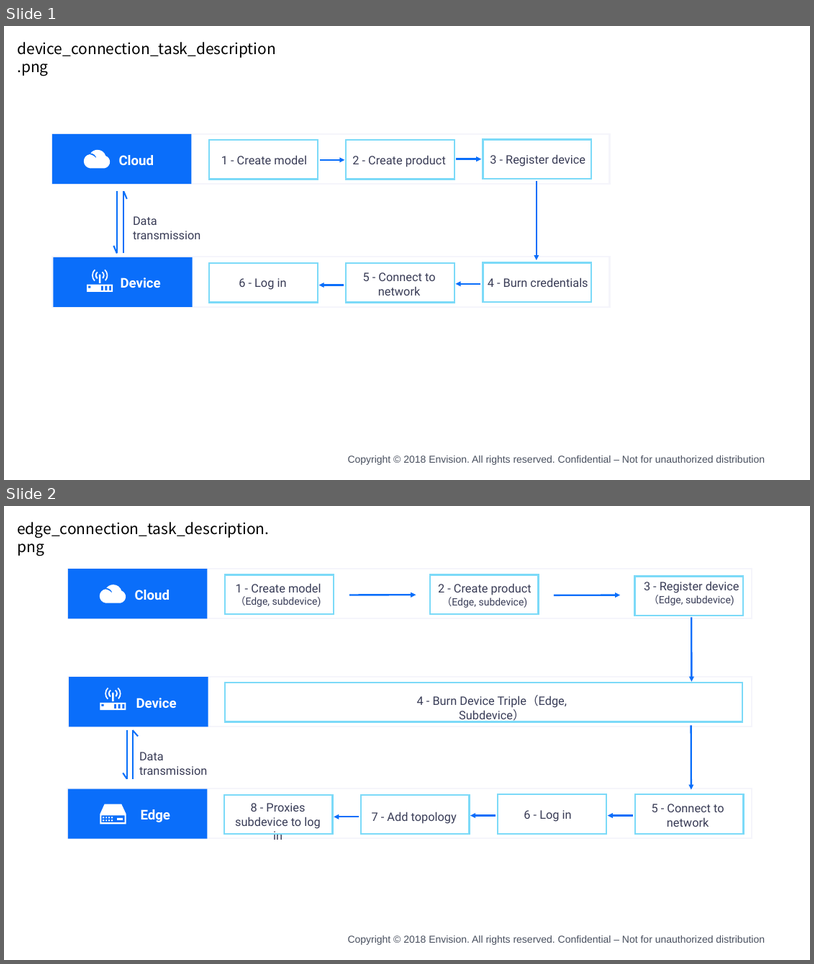
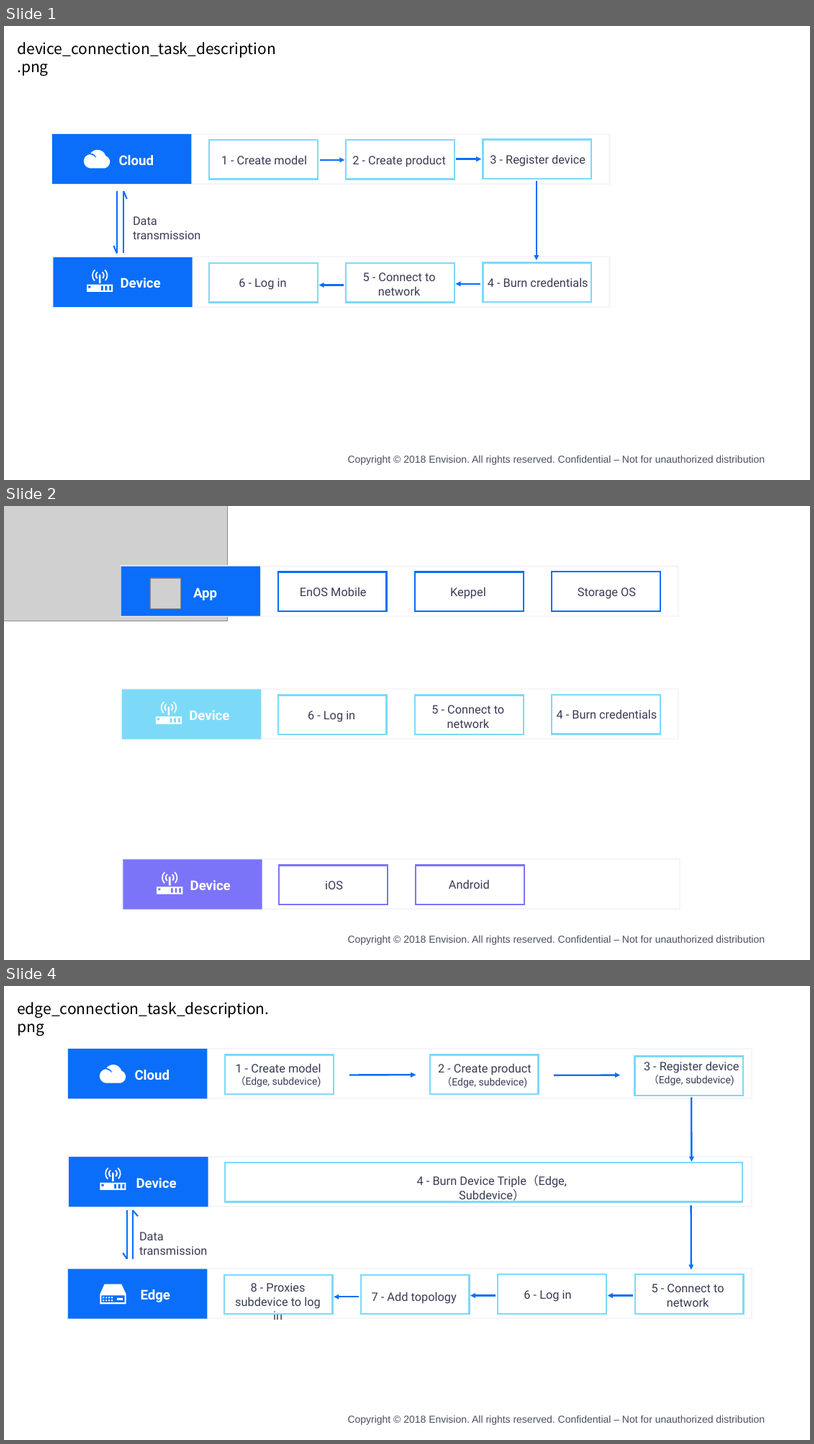
Before and after one commit to kikuchiyo/device_connection_en, a slide deck: media/device_en.pptx. Shown one above the other, each under a label of ours: slides 1 and 2 before the commit, slides 1, 2 and 4 after it; the slides between them are not shown. The pictures are 814x964 and 814x1444 pixels, drawn with LibreOffice and Linux fonts; fonts in the diff are those of the drawing; grey boxes stand for pictures; background and template pictures are left out. Boxes give left, top, right and bottom in pixels: in the first picture for what was removed or moved away, otherwise in the second. Text is boxed around its words. In the diff, an @@ line names an element or a change of style, - is before the commit and + after.

```diff
--- a/media/device_en.pptx
+++ b/media/device_en.pptx
@@ slide 2 added at (x1=4, y1=506, x2=810, y2=960), background #FFFFFF; not listed: 1 template element that a slide beside it also shows @@
@@ picture added at (x1=4, y1=506, x2=227, y2=621) @@
@@ rectangle added at (x1=121, y1=566, x2=679, y2=615), outline #F5F5FB 1.75 pt @@
@@ rectangle added at (x1=121, y1=566, x2=260, y2=615), fill #0A6EFA @@
@@ picture added at (x1=150, y1=578, x2=180, y2=608) @@
@@ text added at (x1=193, y1=587, x2=217, y2=600), 16 pt, text #FFFFFF, bold @@
+App
@@ rectangle added at (x1=278, y1=572, x2=387, y2=611), outline #086FF9 2 pt @@
@@ text added at (x1=300, y1=587, x2=366, y2=596), 14 pt, text #383B55 @@
+EnOS Mobile
@@ rectangle added at (x1=415, y1=572, x2=525, y2=611), outline #086FF9 2 pt @@
@@ text added at (x1=450, y1=587, x2=486, y2=599), 14 pt, text #383B55 @@
+Keppel
@@ rectangle added at (x1=552, y1=572, x2=661, y2=611), outline #086FF9 2 pt @@
@@ text added at (x1=578, y1=587, x2=636, y2=599), 14 pt, text #383B55 @@
+Storage OS
@@ rectangle added at (x1=121, y1=689, x2=679, y2=739), outline #F5F5FB 1.75 pt @@
@@ rectangle added at (x1=122, y1=690, x2=261, y2=739), fill #7CDAF8 @@
@@ rectangle added at (x1=278, y1=695, x2=387, y2=735), outline #7CDAF8 2 pt @@
@@ rectangle added at (x1=415, y1=695, x2=525, y2=735), outline #7CDAF8 2 pt @@
@@ rectangle added at (x1=552, y1=695, x2=661, y2=734), outline #7CDAF8 2 pt @@
@@ freeform shape added at (x1=156, y1=701, x2=182, y2=723), fill #FFFFFF @@
@@ text added at (x1=189, y1=710, x2=229, y2=720), 16 pt, text #FFFFFF, bold @@
+Device
@@ text added at (x1=308, y1=710, x2=355, y2=722), 14 pt, text #383B55 @@
+6 - Log in
@@ text added at (x1=432, y1=705, x2=505, y2=728), 14 pt, text #383B55 @@
+5 - Connect to network
@@ text added at (x1=557, y1=709, x2=657, y2=718), 14 pt, text #383B55 @@
+4 - Burn credentials
@@ rectangle added at (x1=122, y1=859, x2=680, y2=908), outline #F5F5FB 1.75 pt @@
@@ rectangle added at (x1=124, y1=860, x2=262, y2=909), fill #7C74F8 @@
@@ freeform shape added at (x1=157, y1=871, x2=183, y2=894), fill #FFFFFF @@
@@ rectangle added at (x1=279, y1=865, x2=388, y2=905), outline #7C74F8 2 pt @@
@@ rectangle added at (x1=416, y1=865, x2=525, y2=905), outline #7C74F8 2 pt @@
@@ text added at (x1=190, y1=880, x2=231, y2=890), 16 pt, text #FFFFFF, bold @@
+Device
@@ text added at (x1=325, y1=880, x2=343, y2=889), 14 pt, text #383B55 @@
+iOS
@@ text added at (x1=449, y1=879, x2=490, y2=888), 14 pt, text #383B55 @@
+Android
@@ what was slide 2 is now slide 4 @@
```
Also in this commit, not shown: 1 other slide added, 12 other files.
